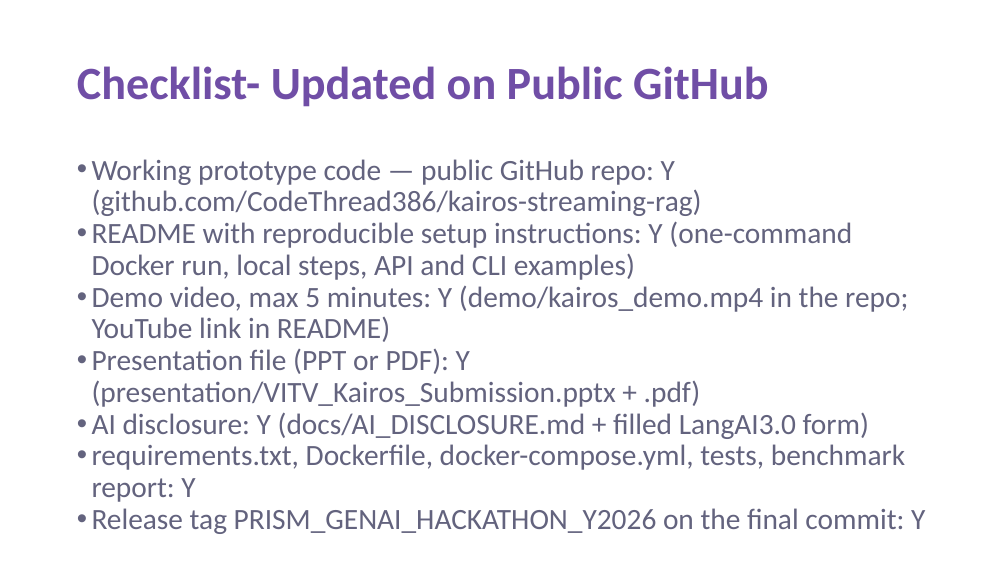
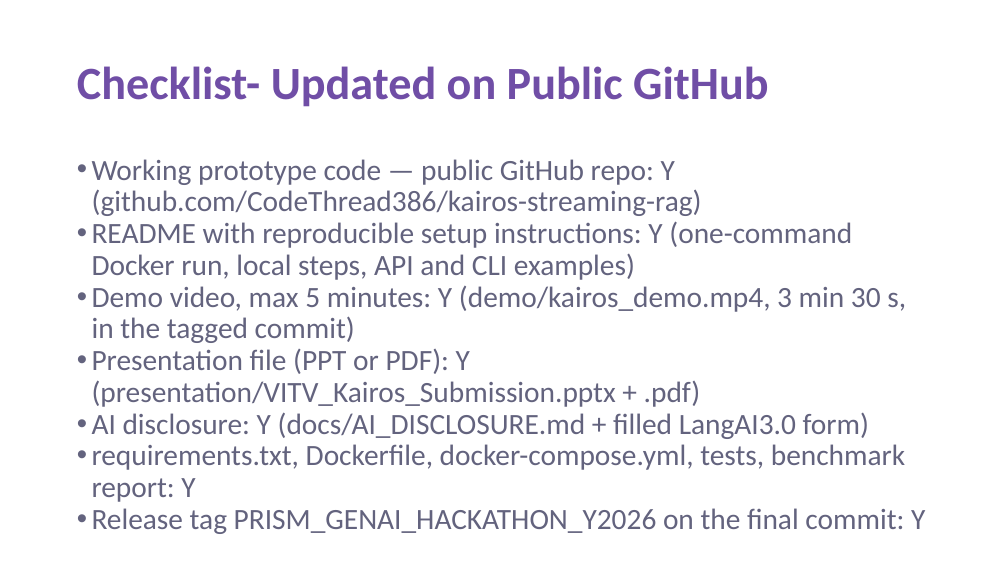
Before and after one commit to CodeThread386/kairos-streaming-rag, a slide deck: slide 11 of presentation/VITV_Kairos_Submission.pptx. Drawn at 1008x567 pixels with LibreOffice and Linux fonts; fonts in the diff are those of the drawing. Boxes give left, top, right and bottom in pixels: in the first picture for what was removed or moved away, otherwise in the second. Text is boxed around its words. In the diff, an @@ line names an element or a change of style, - is before the commit and + after.

```diff
--- a/presentation/VITV_Kairos_Submission.pptx
+++ b/presentation/VITV_Kairos_Submission.pptx
@@ text at <box>92,286,906,343</box>: text changed @@
-• Demo video, max 5 minutes: Y (demo/kairos_demo.mp4 in the repo; YouTube link in README)
+• Demo video, max 5 minutes: Y (demo/kairos_demo.mp4, 3 min 30 s, in the tagged commit)
```
Also in this commit, not shown: 1 other slide changed, 4 other files.
